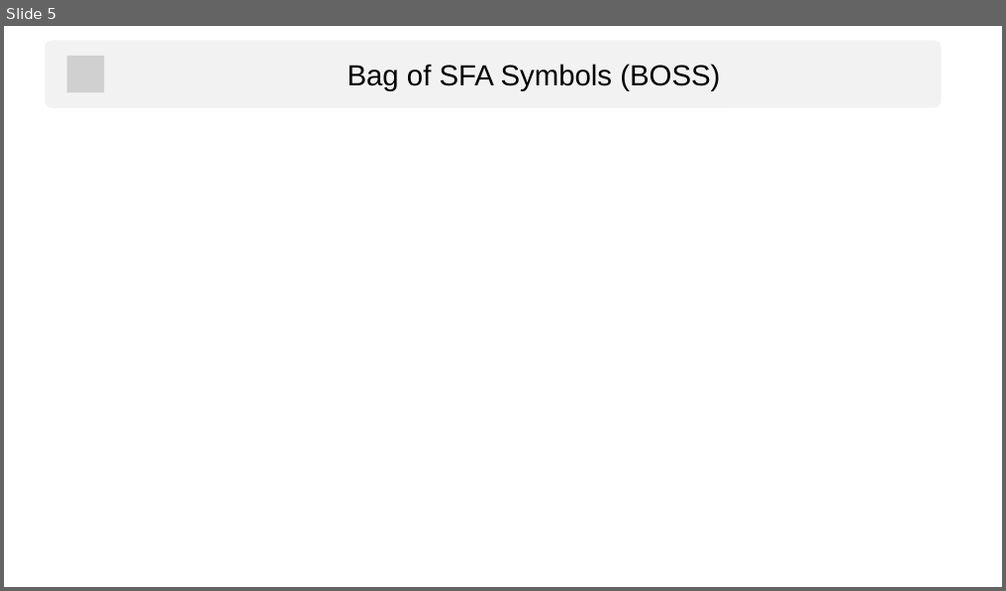
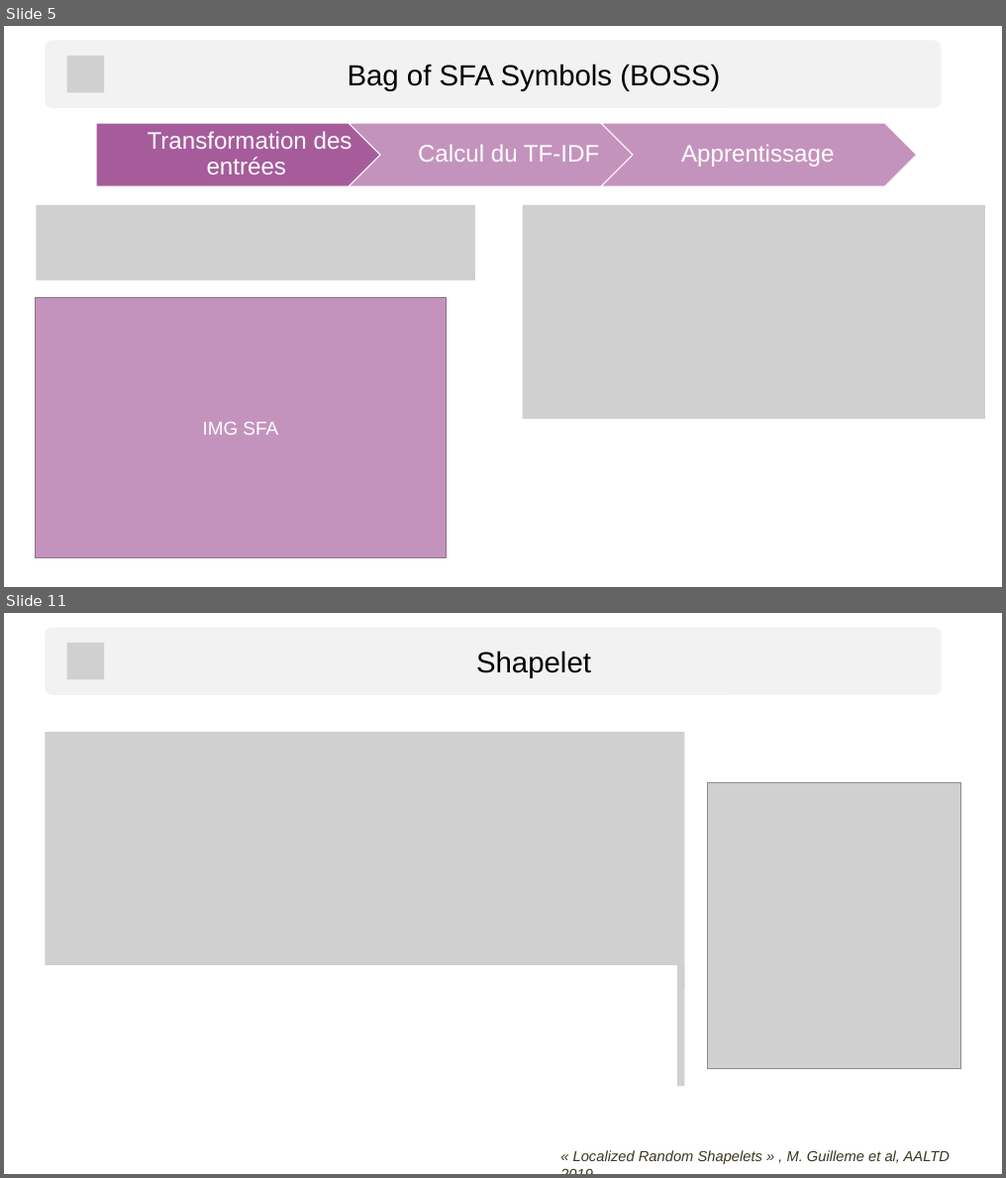
Before and after one commit to baraline/CoursM2-ApplicationsNumeriques, a slide deck: Slides/M2DataMining2022.pptx. Shown one above the other, each under a label of ours: slide 5 before the commit, slides 5 and 11 after it; the slides between them are not shown. The pictures are 1006x591 and 1006x1178 pixels, drawn with LibreOffice and Linux fonts; fonts in the diff are those of the drawing; grey boxes stand for pictures. Boxes give left, top, right and bottom in pixels: in the first picture for what was removed or moved away, otherwise in the second. Text is boxed around its words. In the diff, an @@ line names an element or a change of style, - is before the commit and + after.

```diff
--- a/Slides/M2DataMining2022.pptx
+++ b/Slides/M2DataMining2022.pptx
@@ slide 11 added at (x1=4, y1=613, x2=1002, y2=1174), background #FFFFFF @@
@@ rounded rectangle added at (x1=46, y1=627, x2=942, y2=694), fill #F2F2F2 @@
@@ picture added at (x1=67, y1=643, x2=104, y2=680) @@
@@ text added at (x1=476, y1=651, x2=591, y2=678), 28 pt, text #000000 @@
+Shapelet
@@ picture added at (x1=46, y1=732, x2=685, y2=989) @@
@@ picture added at (x1=708, y1=783, x2=961, y2=1069) @@
@@ rectangle added at (x1=22, y1=965, x2=677, y2=1121), fill #FFFFFF, outline #FFFFFF 1 pt @@
@@ picture added at (x1=46, y1=965, x2=685, y2=1087) @@
@@ text added at (x1=573, y1=1151, x2=949, y2=1164), 14 pt, text #3A3621, italic @@
+« Localized Random Shapelets » , M. Guilleme et al, AALTD 2019
@@ slide 5 changed as well @@
@@ group added at (x1=96, y1=123, x2=918, y2=187): 3 texts, 2 chevrons, 1 pentagon arrow @@
+Transformation des entrées
+Calcul du TF-IDF
+Apprentissage
@@ picture added at (x1=37, y1=205, x2=475, y2=280) @@
@@ picture added at (x1=523, y1=205, x2=985, y2=419) @@
@@ rectangle added at (x1=35, y1=297, x2=446, y2=558), fill #C493BD, outline #916D8C 1 pt, 18 pt, text #FFFFFF @@
+IMG SFA
```
Also in this commit, not shown: 4 other slides changed, 10 other slides added, 1 slide removed.
